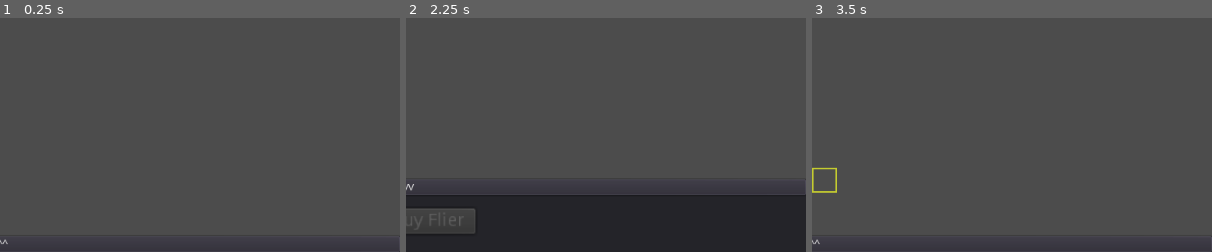
Above: before the commit, frames 1-3 (left to right).
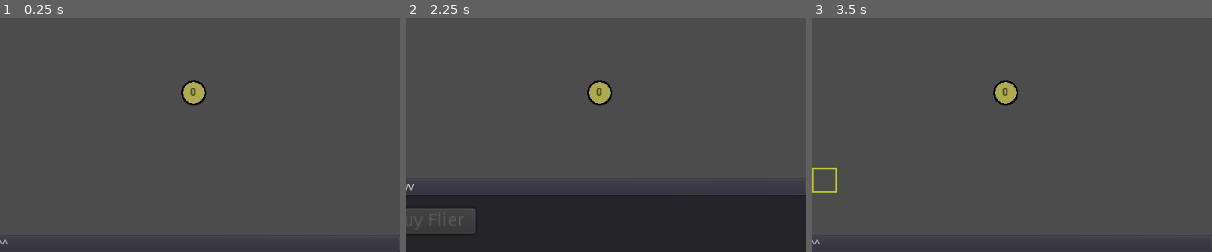
Above: after the commit, the same moments.

Repository: Nore5515/literate-barnacle
Game: Godot game, scene res://Scenes/Main.tscn
The game is run twice, just before and just after one commit, with the same random seed, the same clock (stepped at 60 frames per second) and the same inputs.
Inputs:
- Up to frame 1 (0.25 s): no input
- Up to frame 2 (2.25 s): click "vvv" at 0.5 s; click "^^^" at 1.25 s; click "^^^" at 2 s
- Up to frame 3 (3.5 s): click "vvv" at 2.75 s
The pictures show only the part of the screen within x 50-100%, y 50-100%; the shares and areas given below are measured in that part.

The runs differ from the first frame. In frame 1, 0.5% of the frame differs, in the area x 45-52%, y 26-38%; in frame 2, 0.5%; in frame 3, 0.5%.

Commit message:
working on units
adding it in a stack system like in erfworld

Diff:
--- a/Scenes/Main.gd
+++ b/Scenes/Main.gd
@@ -1,5 +1,23 @@
 extends Node2D
 
+
+
+var unitRef = {
+	"Flier": {
+		"ID": "Flier",
+		"HP": 3,
+		"Move": 3,
+		"Cost": 15,
+		"Specials": ["flying"]
+	},
+	"Infantry": {
+		"ID": "Inf",
+		"HP": 1,
+		"Move": 1,
+		"Cost": 2,
+		"Specials": []
+	}
+}
 
 
 var income = 10
@@ -11,6 +29,22 @@
 
 var mousingOverControl = false
 
+
+func _ready():
+	$UnitStack.addUnit(unitRef["Flier"])
+	$UnitStack.addUnit(unitRef["Flier"])
+	$UnitStack.addUnit(unitRef["Flier"])
+	$UnitStack.addUnit(unitRef["Infantry"])
+	$UnitStack.addUnit(unitRef["Infantry"])
+	$UnitStack.addUnit(unitRef["Infantry"])
+	print ($UnitStack.units)
+	$UnitStack.removeUnit(unitRef["Infantry"])
+	print ($UnitStack.units)
+	$UnitStack.removeUnit(unitRef["Infantry"])
+	print ($UnitStack.units)
+	$UnitStack.removeUnit(unitRef["Infantry"])
+	print ($UnitStack.units)
+	#$UnitStack.
 
 func getCityCount():
 	return cityCount
--- a/Scenes/Main.tscn
+++ b/Scenes/Main.tscn
@@ -9,8 +9,9 @@
 [ext_resource path="res://Scenes/CanvasLayer.gd" type="Script" id=7]
 [ext_resource path="res://Assets/Highlight.png" type="Texture" id=8]
 [ext_resource path="res://Assets/city.png" type="Texture" id=9]
-
-[sub_resource type="TileSet" id=1]
+[ext_resource path="res://Scenes/UnitStack.tscn" type="PackedScene" id=10]
+
+[sub_resource type="TileSet" id=3]
 0/name = "plains.png 0"
 0/texture = ExtResource( 3 )
 0/tex_offset = Vector2( 0, 0 )
@@ -82,6 +83,11 @@
 
 [node name="ObjectGrid" type="TileMap" parent="Grid"]
 tile_set = SubResource( 2 )
+cell_size = Vector2( 32, 32 )
+cell_custom_transform = Transform2D( 32, 0, 0, 32, 0, 0 )
+format = 1
+
+[node name="UnitGrid" type="TileMap" parent="Grid"]
 cell_size = Vector2( 32, 32 )
 cell_custom_transform = Transform2D( 32, 0, 0, 32, 0, 0 )
 format = 1
@@ -221,6 +227,9 @@
 position = Vector2( 336.103, 107.685 )
 texture = ExtResource( 8 )
 centered = false
+
+[node name="UnitStack" parent="." instance=ExtResource( 10 )]
+position = Vector2( 232.296, 79.5769 )
 [connection signal="pressed" from="CanvasLayer/EconPanel/EconButton" to="CanvasLayer" method="_on_EconButton_pressed"]
 [connection signal="mouse_entered" from="CanvasLayer/ControlPanel" to="." method="_on_ControlPanel_mouse_entered"]
 [connection signal="mouse_exited" from="CanvasLayer/ControlPanel" to="." method="_on_ControlPanel_mouse_exited"]
--- /dev/null
+++ b/Scenes/UnitStack.gd
@@ -0,0 +1,32 @@
+extends Node2D
+
+
+var units = {}
+
+
+
+
+func addUnit(newUnit):
+	if units.keys().has(newUnit.ID):
+		units[newUnit.ID] += 1
+	else:
+		units[newUnit.ID] = 1
+	updateAmount()
+
+
+func removeUnit(newUnit):
+	if units.keys().has(newUnit.ID):
+		if units[newUnit.ID] == 1:
+			units.erase(newUnit.ID)
+		else:
+			units[newUnit.ID] -= 1
+	else:
+		assert(false, "ERR; REMOVED UNIT NOT IN STACK")
+	updateAmount()
+
+
+func updateAmount():
+	var amount = 0
+	#for unitType in units:
+		#amount += unitType
+	$Amount.text = String(amount)
--- /dev/null
+++ b/Scenes/UnitStack.tscn
@@ -0,0 +1,27 @@
+[gd_scene load_steps=3 format=2]
+
+[ext_resource path="res://Assets/unitStack.png" type="Texture" id=1]
+[ext_resource path="res://Scenes/UnitStack.gd" type="Script" id=2]
+
+[node name="UnitStack" type="Node2D"]
+script = ExtResource( 2 )
+
+[node name="unitStackIcon" type="Sprite" parent="."]
+texture = ExtResource( 1 )
+centered = false
+
+[node name="Amount" type="Label" parent="."]
+modulate = Color( 0, 0, 0, 1 )
+anchor_left = 0.5
+anchor_top = 0.5
+anchor_right = 0.5
+anchor_bottom = 0.5
+margin_left = -4.26579
+margin_top = 9.43351
+margin_right = 35.7342
+margin_bottom = 23.4335
+text = "1"
+align = 1
+__meta__ = {
+"_edit_use_anchors_": false
+}
Binary file added: Assets/unitStack.png
Not shown, added: Assets/unitStack.png.import
Not shown: 2 places in Scenes/Main.tscn that only renumber resources
